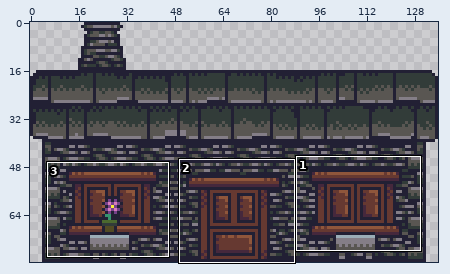
File history of a pixel-art file, resources/sprites/original/maps/house.ase. Above: a wide view before the commit, with the close-up outlined.
Close-up. As it was:
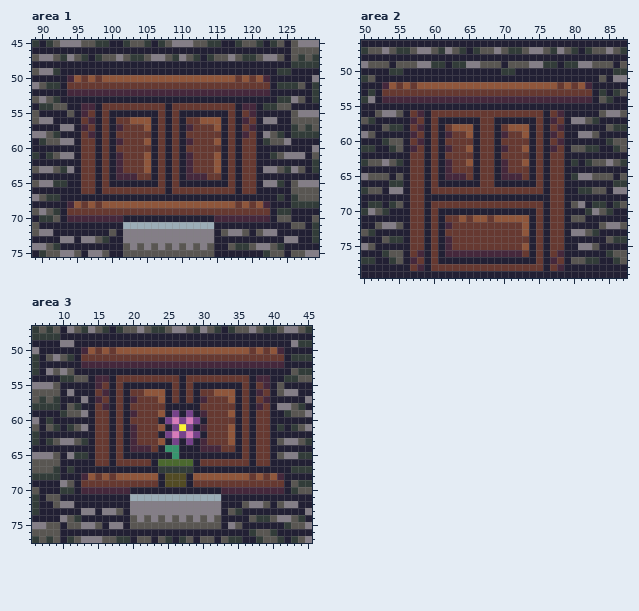
136x80 pixels, 1 frame. Shown: area 1: x 89..129, y 45..75; area 2: x 50..87, y 46..79; area 3: x 6..45, y 47..77.
Now the later version:
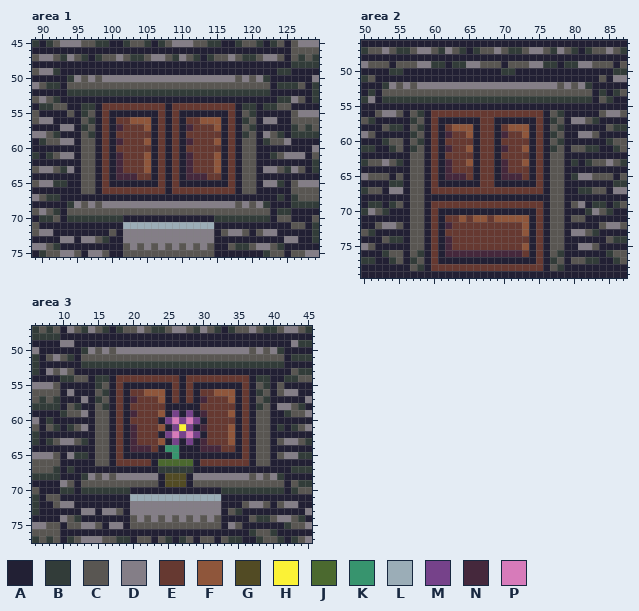
Palette (. is transparent): A #222034  B #323c39  C #595652  D #847e87  E #663931  F #8f563b  G #524b24  H #fbf236  J #4b692f  K #37946e  L #9badb7  M #76428a  N #45283c  P #d77bba
The edit:
Changed rows in their new state; - is an unchanged pixel.
Area 1:
first column x 94:
50 BDCDCDDDDDDDDDDDDDDDDDDDCDCDB
51 CCCCCCCCCCCCCCCCCCCCCCCCCCCCC
52 BBBBBBBBBBBBBBBBBBBBBBBBBBBBB
54 --BB---------------------BB--
55 --BC---------------------CB--
56 --CB---------------------BC--
57 --BC---------------------CB--
58 --CB---------------------BC--
59 --CC---------------------CC--
60 --CC---------------------CC--
61 --CC---------------------CC--
62 --CC---------------------CC--
63 --CC---------------------CC--
64 --CC---------------------CC--
65 --CC---------------------CC--
66 --CC---------------------CC--
68 BDCDCDDDDDDDDDDDDDDDDDDDCDCDB
69 CCCCCCCCCCCCCCCCCCCCCCCCCCCCC
70 BBBBBBBB-------------BBBBBBBB
Area 2:
first column x 53:
52 BDCDCDDDDDDDDDDDDDDDDDDDDCDCDB
53 CCCCCCCCCCCCCCCCCCCCCCCCCCCCCC
54 BBBBBBBBBBBBBBBBBBBBBBBBBBBBBB
56 ----CB------------------CB----
57 ----BC------------------BC----
58 ----CB------------------CB----
59 ----BC------------------BC----
60 ----CB------------------CB----
61 ----BC------------------BC----
62 ----CC------------------CC----
63 ----CC------------------CC----
64 ----CC------------------CC----
65 ----CC------------------CC----
66 ----CC------------------CC----
67 ----CC------------------CC----
68 ----CC------------------CC----
69 ----CC------------------CC----
70 ----CC------------------CC----
71 ----CC------------------CC----
72 ----CC------------------CC----
73 ----CC------------------CC----
74 ----CC------------------CC----
75 ----CC------------------CC----
76 ----CB------------------CB----
77 ----BC------------------BC----
78 ----CB------------------CB----
Area 3:
first column x 13:
50 BDCDCDDDDDDDDDDDDDDDDDDDCDCDB
51 CCCCCCCCCCCCCCCCCCCCCCCCCCCCC
52 BBBBBBBBBBBBBBBBBBBBBBBBBBBBB
54 --BB---------------------BB--
55 --BC---------------------CB--
56 --CB---------------------BC--
57 --BC---------------------CB--
58 --CB---------------------BC--
59 --CC---------------------CC--
60 --CC---------------------CC--
61 --CC---------------------CC--
62 --CC---------------------CC--
63 --CC---------------------CC--
64 --CC---------------------CC--
65 --CC---------------------CC--
66 --CC---------------------CC--
68 BDCDCDDDDDD-----DDDDDDDDCDCDB
69 CCCCCCCCCCC-----CCCCCCCCCCCCC
70 BBBBBBB-------------BBBBBBBBB
